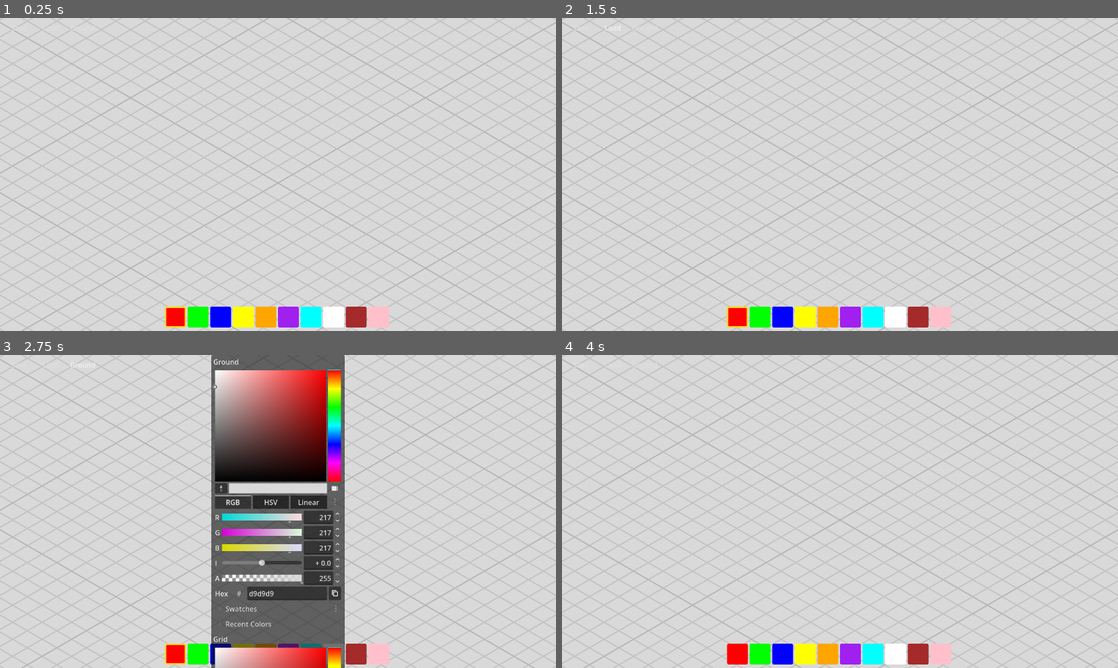
Above: before the commit, frames 1-4 (two rows, left to right).
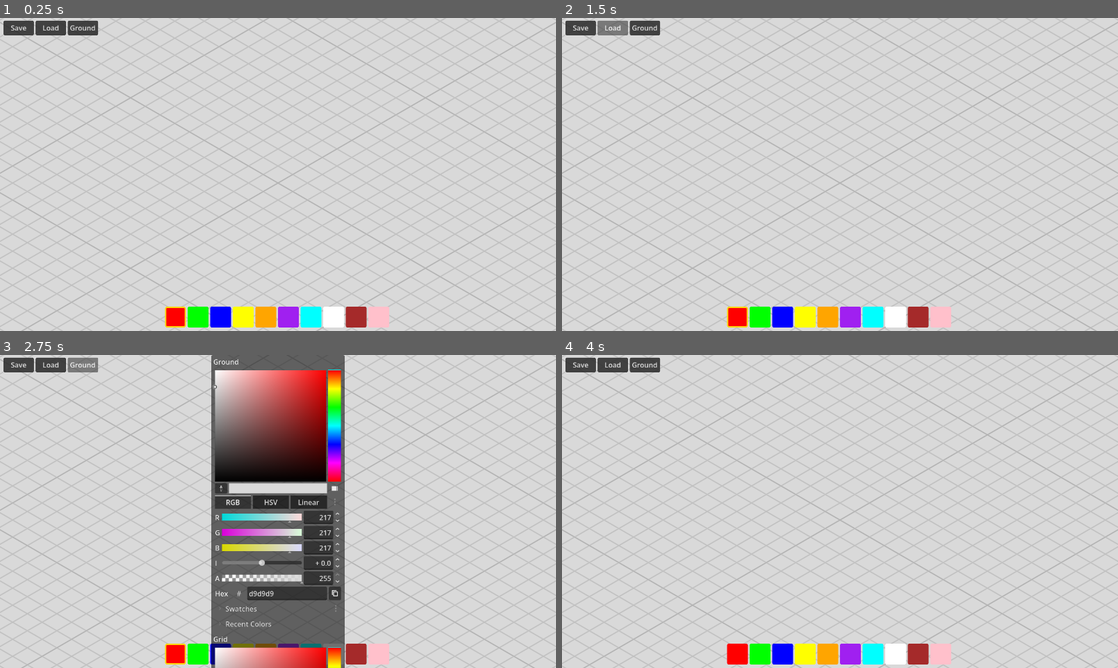
Above: after the commit, the same moments.

Repository: shbshc/building-game
Game: Godot game, scene res://scenes/main.tscn
Same seed, same stepped clock (60 frames per second), same inputs: the game is played once before the commit and once after it.
Inputs (mouse positions are in pixels of both pictures, inside the frame that each line leads up to):
- Up to frame 1 (0.25 s): no input
- Up to frame 2 (1.5 s): click "Save" at 0.5 s; click "Load" at 1.25 s
- Up to frame 3 (2.75 s): click "Ground" at 2 s
- Up to frame 4 (4 s): click (739, 655) at 2.75 s; click (762, 655) at 3.5 s

The runs differ from the first frame. In frame 1, 0.7% of the frame differs, in the area x 0-18%, y 0-6%; in frame 2, 0.7%; in frame 3, 0.7%; in frame 4, 0.7%.
Error after the commit: Invalid assignment of property or key 'visible' with value of type 'bool' on a base object of type 'null instance'. (res://scripts/raycast_handler.gd:18)

Commit message:
fix: SelectionHighlight created in code, remove sub_resource mesh error, buttons with visible dark style

Diff:
--- a/scenes/main.tscn
+++ b/scenes/main.tscn
@@ -13,13 +13,6 @@
 background_color = Color(0.529412, 0.807843, 0.921569, 1)
 ambient_light_color = Color(0.25098, 0.25098, 0.25098, 1)
 ambient_light_energy = 0.3
-
-[sub_resource type="BoxMesh" id="highlight_mesh"]
-size = Vector3(1.05, 1.05, 1.05)
-
-[sub_resource type="StandardMaterial3D" id="highlight_mat"]
-transparency = 1
-albedo_color = Color(1, 1, 1, 0.3)
 
 [node name="Main" type="Node3D"]
 script = ExtResource("1_main")
@@ -42,11 +35,6 @@
 
 [node name="Blocks" type="Node3D" parent="."]
 script = ExtResource("4_block_manager")
-
-[node name="SelectionHighlight" type="MeshInstance3D" parent="."]
-visible = false
-mesh = SubResource("highlight_mesh")
-material_override = SubResource("highlight_mat")
 
 [node name="RayCastHandler" type="Node3D" parent="."]
 script = ExtResource("5_raycast")
--- a/scripts/main.gd
+++ b/scripts/main.gd
@@ -4,21 +4,35 @@
 @onready var inventory_bar = $UI/UIContainer/InventoryBar
 @onready var save_manager = $SaveManager
 @onready var ground = $Ground
+@onready var camera_rig = $CameraRig
 
+var highlight: MeshInstance3D
 var color_picker_popup: PopupPanel
 var ground_color_popup: PopupPanel
 
 func _ready():
     print("=== Game started ===")
+    _create_highlight()
     _setup_ui()
     _create_popups()
     _connect_signals()
     block_manager.selected_color = inventory_bar.get_selected_color()
 
+func _create_highlight():
+    highlight = MeshInstance3D.new()
+    highlight.name = "SelectionHighlight"
+    highlight.visible = false
+    var box := BoxMesh.new()
+    box.size = Vector3(1.05, 1.05, 1.05)
+    highlight.mesh = box
+    var mat := StandardMaterial3D.new()
+    mat.transparency = BaseMaterial3D.TRANSPARENCY_ALPHA
+    mat.albedo_color = Color(1, 1, 1, 0.3)
+    highlight.material_override = mat
+    add_child(highlight)
+
 func _setup_ui():
     var ui_root = $UI/UIContainer
-
-    # Create buttons with visible flat style
     var save_btn = _make_button("Save", Vector2(8, 6))
     save_btn.pressed.connect(_on_save_pressed)
     ui_root.add_child(save_btn)
@@ -31,44 +45,23 @@
     ground_btn.pressed.connect(_on_ground_color_pressed)
     ui_root.add_child(ground_btn)
 
-func _make_button(text: String, pos: Vector2) -> Button:
+func _make_button(txt: String, pos: Vector2) -> Button:
     var btn := Button.new()
-    btn.text = text
+    btn.text = txt
     btn.position = pos
     btn.size = Vector2(70, 34)
-    btn.flat = true
-
-    # Create visible style
-    var normal_style := StyleBoxFlat.new()
-    normal_style.bg_color = Color(0.2, 0.2, 0.2, 0.8)
-    normal_style.corner_radius_top_left = 4
-    normal_style.corner_radius_top_right = 4
-    normal_style.corner_radius_bottom_left = 4
-    normal_style.corner_radius_bottom_right = 4
-    btn.add_theme_stylebox_override("normal", normal_style)
-
-    var hover_style := StyleBoxFlat.new()
-    hover_style.bg_color = Color(0.3, 0.3, 0.3, 0.9)
-    hover_style.corner_radius_top_left = 4
-    hover_style.corner_radius_top_right = 4
-    hover_style.corner_radius_bottom_left = 4
-    hover_style.corner_radius_bottom_right = 4
-    btn.add_theme_stylebox_override("hover", hover_style)
-
-    var pressed_style := StyleBoxFlat.new()
-    pressed_style.bg_color = Color(0.5, 0.5, 0.5, 0.9)
-    pressed_style.corner_radius_top_left = 4
-    pressed_style.corner_radius_top_right = 4
-    pressed_style.corner_radius_bottom_left = 4
-    pressed_style.corner_radius_bottom_right = 4
-    btn.add_theme_stylebox_override("pressed", pressed_style)
-
+    var s := StyleBoxFlat.new()
+    s.bg_color = Color(0.15, 0.15, 0.15, 0.85)
+    s.corner_radius_top_left = 4
+    s.corner_radius_top_right = 4
+    s.corner_radius_bottom_left = 4
+    s.corner_radius_bottom_right = 4
+    btn.add_theme_stylebox_override("normal", s)
     return btn
 
 func _create_popups():
     color_picker_popup = preload("res://scenes/ui/color_picker_popup.tscn").instantiate()
     $UI/UIContainer.add_child(color_picker_popup)
-
     ground_color_popup = preload("res://scenes/ui/ground_color_popup.tscn").instantiate()
     $UI/UIContainer.add_child(ground_color_popup)
 
@@ -91,16 +84,14 @@
     block_manager.selected_color = color
 
 func _on_save_pressed():
-    print("SAVE pressed")
+    print("SAVE")
     DirAccess.make_dir_absolute("user://")
-    var ok = save_manager.save(block_manager, inventory_bar, ground)
-    print("Save: ", ok)
+    print(save_manager.save(block_manager, inventory_bar, ground))
 
 func _on_load_pressed():
-    print("LOAD pressed")
-    var ok = save_manager.load(block_manager, inventory_bar, ground)
-    print("Load: ", ok)
+    print("LOAD")
+    print(save_manager.load(block_manager, inventory_bar, ground))
 
 func _on_ground_color_pressed():
-    print("GROUND pressed")
+    print("GROUND")
     ground_color_popup.open_with_colors(ground, ground.ground_color, ground.grid_color)
--- a/scripts/raycast_handler.gd
+++ b/scripts/raycast_handler.gd
@@ -3,11 +3,9 @@
 var mouse_pressed := false
 var mouse_moved := false
 var mouse_start_pos := Vector2.ZERO
-
 var middle_pressed := false
 var middle_moved := false
 var middle_start_pos := Vector2.ZERO
-
 const DRAG_THRESHOLD := 5.0
 
 @onready var block_manager: Node3D = $"../Blocks"
@@ -34,10 +32,8 @@
                 mouse_pressed = false
                 if not mouse_moved:
                     _handle_left_click()
-
         elif event.button_index == MOUSE_BUTTON_RIGHT and event.pressed:
             _handle_right_click()
-
         elif event.button_index == MOUSE_BUTTON_MIDDLE:
             if event.pressed:
                 middle_pressed = true
@@ -54,7 +50,6 @@
         if mouse_pressed:
             if event.position.distance_to(mouse_start_pos) > DRAG_THRESHOLD:
                 mouse_moved = true
-
         if middle_pressed:
             if event.position.distance_to(middle_start_pos) > DRAG_THRESHOLD:
                 if not middle_moved:
@@ -66,7 +61,6 @@
                 var screen_down = Vector3(sin(yaw_rad), 0, cos(yaw_rad))
                 var scale = camera_rig.ortho_size / 1000.0
                 camera_rig.global_position += (-screen_right * delta_pos.x - screen_down * delta_pos.y) * scale
-
         _update_highlight()
 
 func _handle_left_click():
Not shown: 1 places in scenes/main.tscn that only renumber resources
